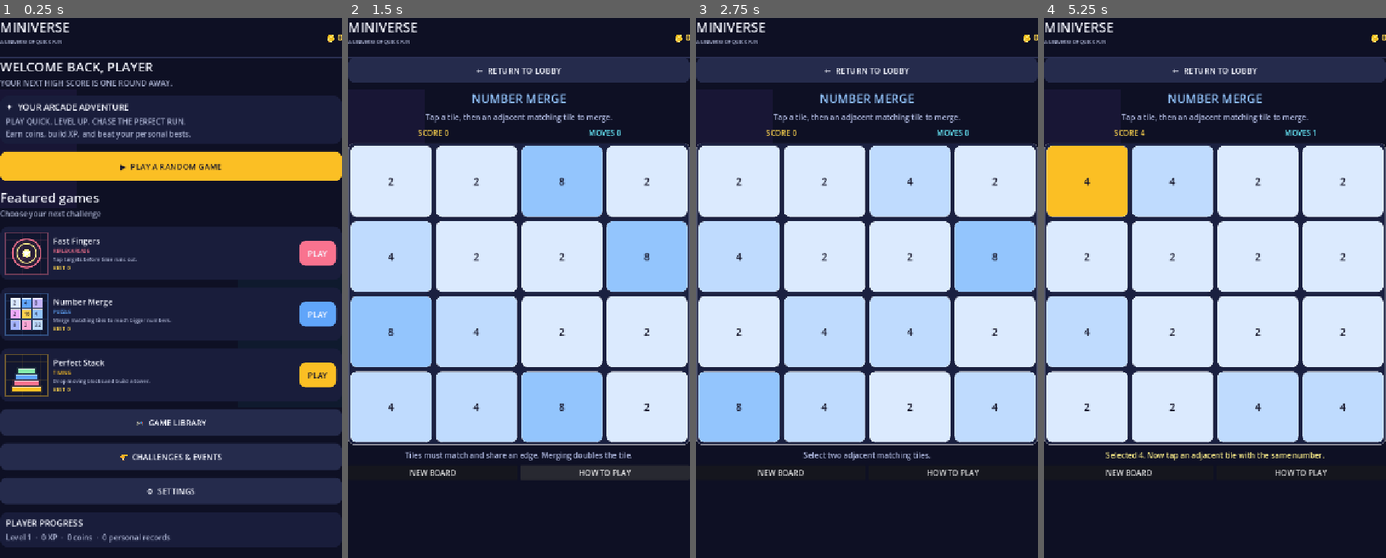
Above: before the commit, frames 1-4 (left to right).
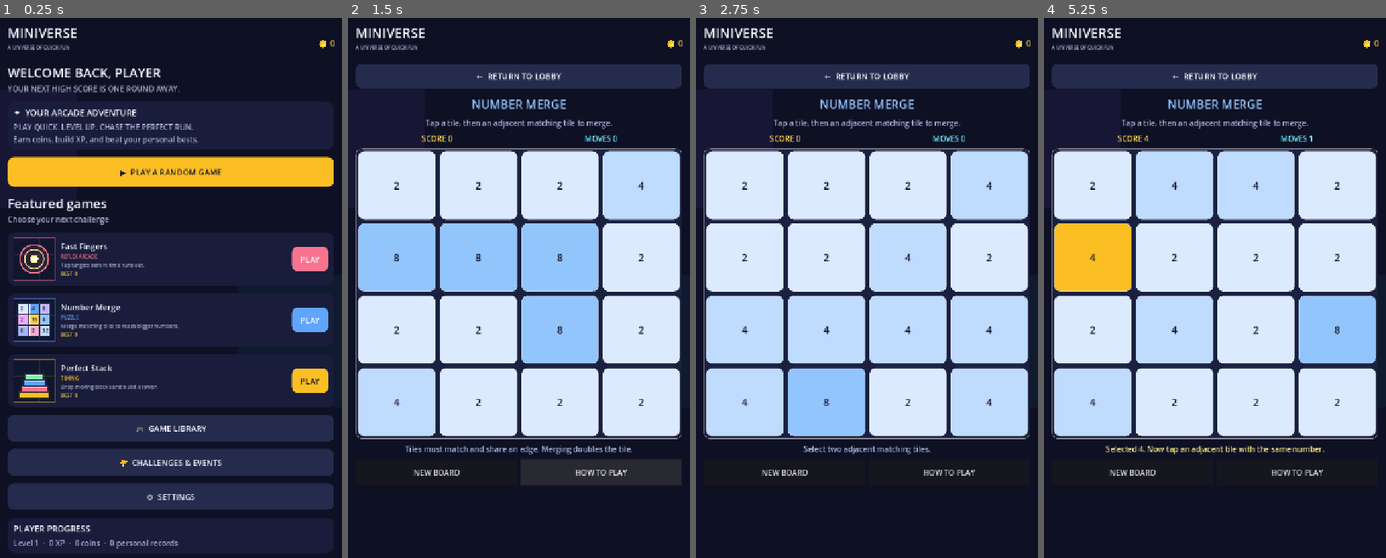
Above: after the commit, the same moments.

Repository: Lannon1484/MiniVerse-iphone-test
Game: Godot game, scene res://scenes/main.tscn
Same seed, same stepped clock (60 frames per second), same inputs: the game is played once before the commit and once after it.
Inputs:
- Up to frame 1 (0.25 s): no input
- Up to frame 2 (1.5 s): click "▶ PLAY A RANDOM GAME" at 0.5 s; click "HOW TO PLAY" at 1.25 s
- Up to frame 3 (2.75 s): click "NEW BOARD" at 2 s
- Up to frame 4 (5.25 s): click "NEW BOARD" at 2.75 s; click "2" at 3.5 s; click "2" at 4.25 s; click "4" at 5 s

The runs differ from the first frame. In frame 1, 21% of the frame differs, in the area x 0-100%, y 0-99%; in frame 2, 48%, in the area x 0-100%, y 0-87%; in frame 3, 41%; in frame 4, 41%.

Commit message:
web test polish pass 1

Diff:
--- a/project.godot
+++ b/project.godot
@@ -1,26 +1,13 @@
-; Engine configuration file.
-; It's best edited using the editor UI and not directly,
-; since the parameters that go here are not all obvious.
-;
-; Format:
-;   [section] ; section goes between []
-;   param=value ; assign values to parameters
-
+; MiniVerse
 config_version=5
 
-[animation]
-
-compatibility/default_parent_skeleton_in_mesh_instance_3d=true
-
 [application]
-
 config/name="MiniVerse"
+run/main_scene="res://scenes/main.tscn"
+config/features=PackedStringArray("4.3", "GL Compatibility")
 config/description="A growing universe of bite-sized mini-games."
-run/main_scene="res://scenes/main.tscn"
-config/features=PackedStringArray("4.7", "GL Compatibility")
 
 [display]
-
 window/size/viewport_width=720
 window/size/viewport_height=1280
 window/size/window_width_override=540
@@ -29,13 +16,10 @@
 window/stretch/aspect="expand"
 window/handheld/orientation=1
 
-[dotnet]
-
-project/assembly_name="MiniVerse"
+[input_devices]
+pointing/emulate_mouse_from_touch=true
 
 [rendering]
-
 renderer/rendering_method="gl_compatibility"
 renderer/rendering_method.mobile="gl_compatibility"
-textures/vram_compression/import_etc2_astc=true
 environment/defaults/default_clear_color=Color(0.055, 0.067, 0.12, 1)
--- a/scripts/fast_fingers.gd
+++ b/scripts/fast_fingers.gd
@@ -1,6 +1,7 @@
 extends Control
 class_name FastFingers
 const ArcadeField = preload("res://scripts/arcade_field.gd")
+const TouchFeedback = preload("res://scripts/touch_feedback.gd")
 signal finished(game_id: String, score: int, extra: Dictionary)
 var time_left := 20.0
 var score := 0
@@ -89,6 +90,7 @@
     appear.set_trans(Tween.TRANS_BACK).set_ease(Tween.EASE_OUT)
     appear.tween_property(target, "scale", Vector2.ONE, 0.18)
     target.pressed.connect(_hit)
+    TouchFeedback.attach(target)
 
 func _round(c: Color) -> StyleBoxFlat:
     var s := StyleBoxFlat.new()
--- a/scripts/main.gd
+++ b/scripts/main.gd
@@ -9,6 +9,7 @@
 const CYAN := Color("#67e8f9")
 const SAVE_PATH := "user://miniverse_save.json"
 const GamePreview = preload("res://scripts/game_preview.gd")
+const TouchFeedback = preload("res://scripts/touch_feedback.gd")
 const GAMES := [
     {"id":"fast","title":"Fast Fingers","genre":"REFLEX ARCADE","desc":"Tap targets before time runs out.","color":Color("#f9738f")},
     {"id":"merge","title":"Number Merge","genre":"PUZZLE","desc":"Merge matching tiles to reach bigger numbers.","color":Color("#60a5fa")},
@@ -45,10 +46,19 @@
         glow.color = deco.color
         glow.mouse_filter = Control.MOUSE_FILTER_IGNORE
         add_child(glow)
+    # Keep the interface comfortably inset from the screen edges on phones.
+    # This is a visual safety margin; browser safe-area behavior is also tested
+    # separately on the actual iPhone.
+    var outer := MarginContainer.new()
+    outer.set_anchors_and_offsets_preset(Control.PRESET_FULL_RECT)
+    outer.add_theme_constant_override("margin_left", 16)
+    outer.add_theme_constant_override("margin_right", 16)
+    outer.add_theme_constant_override("margin_top", 12)
+    outer.add_theme_constant_override("margin_bottom", 16)
+    add_child(outer)
     var root := VBoxContainer.new()
-    root.set_anchors_and_offsets_preset(Control.PRESET_FULL_RECT)
     root.add_theme_constant_override("separation", 0)
-    add_child(root)
+    outer.add_child(root)
     var header := HBoxContainer.new()
     header.custom_minimum_size.y = 82
     root.add_child(header)
@@ -114,6 +124,7 @@
     b.add_theme_stylebox_override("focus", _style(color.lightened(0.18)))
     b.add_theme_constant_override("outline_size", 0)
     b.pressed.connect(cb)
+    TouchFeedback.attach(b)
     return b
 
 func _heading(title: String, subtitle := ""):
--- a/scripts/number_merge.gd
+++ b/scripts/number_merge.gd
@@ -1,5 +1,6 @@
 extends Control
 class_name NumberMerge
+const TouchFeedback = preload("res://scripts/touch_feedback.gd")
 signal finished(game_id: String, score: int, extra: Dictionary)
 const N := 4
 var board: Array = []
@@ -62,8 +63,8 @@
     status=Label.new(); status.text="Select two adjacent matching tiles."; status.autowrap_mode=TextServer.AUTOWRAP_WORD_SMART; status.horizontal_alignment=HORIZONTAL_ALIGNMENT_CENTER; status.add_theme_color_override("font_color",Color("#aeb8df"))
     root.add_child(status)
     var buttons := HBoxContainer.new(); root.add_child(buttons)
-    var reset := Button.new(); reset.text="NEW BOARD"; reset.size_flags_horizontal=Control.SIZE_EXPAND_FILL; reset.pressed.connect(_new_board); buttons.add_child(reset)
-    var help := Button.new(); help.text="HOW TO PLAY"; help.size_flags_horizontal=Control.SIZE_EXPAND_FILL; help.pressed.connect(func(): status.text="Tiles must match and share an edge. Merging doubles the tile.")
+    var reset := Button.new(); reset.text="NEW BOARD"; reset.custom_minimum_size.y=56; reset.size_flags_horizontal=Control.SIZE_EXPAND_FILL; reset.pressed.connect(_new_board); TouchFeedback.attach(reset); buttons.add_child(reset)
+    var help := Button.new(); help.text="HOW TO PLAY"; help.custom_minimum_size.y=56; help.size_flags_horizontal=Control.SIZE_EXPAND_FILL; help.pressed.connect(func(): status.text="Tiles must match and share an edge. Merging doubles the tile."); TouchFeedback.attach(help)
     buttons.add_child(help)
     _refresh()
 
@@ -91,7 +92,7 @@
             b.add_theme_stylebox_override("normal",_tile_style(tile_color))
             b.add_theme_stylebox_override("hover",_tile_style(tile_color.lightened(0.12)))
             b.add_theme_stylebox_override("pressed",_tile_style(tile_color.darkened(0.08)))
-            b.pressed.connect(_press.bind(x,y)); grid.add_child(b)
+            b.pressed.connect(_press.bind(x,y)); TouchFeedback.attach(b); grid.add_child(b)
             b.pivot_offset = Vector2(32, 38)
             b.scale = Vector2(0.88, 0.88)
             var tile_tween := create_tween()
--- a/scripts/perfect_stack.gd
+++ b/scripts/perfect_stack.gd
@@ -1,5 +1,6 @@
 extends Control
 class_name PerfectStack
+const TouchFeedback = preload("res://scripts/touch_feedback.gd")
 const StackPlayfield = preload("res://scripts/stack_playfield.gd")
 signal finished(game_id: String, score: int, extra: Dictionary)
 var score := 0
@@ -25,8 +26,8 @@
     area=StackPlayfield.new(); area.name="StackPlayfield"; area.size_flags_horizontal=Control.SIZE_EXPAND_FILL; area.size_flags_vertical=Control.SIZE_EXPAND_FILL; area.custom_minimum_size=Vector2(280, 400); area.clip_contents=true; root.add_child(area)
     hint=Label.new(); hint.text="Time your drop. Overhang is trimmed away."; hint.horizontal_alignment=HORIZONTAL_ALIGNMENT_CENTER; hint.autowrap_mode=TextServer.AUTOWRAP_WORD_SMART; hint.add_theme_color_override("font_color",Color("#aeb8df")); root.add_child(hint)
     var buttons:=HBoxContainer.new(); root.add_child(buttons)
-    var drop:=Button.new(); drop.text="DROP BLOCK"; drop.cus …(329 unchanged characters)… de68a"))); drop.pressed.connect(_drop); buttons.add_child(drop)
-    var reset:=Button.new(); reset.text="RESTART"; reset.cus …(169 unchanged characters)… 6"))); reset.pressed.connect(_restart); buttons.add_child(reset)
+    var drop:=Button.new(); drop.text="DROP BLOCK"; drop.cus …(329 unchanged characters)… de68a"))); drop.pressed.connect(_drop); TouchFeedback.attach(drop); buttons.add_child(drop)
+    var reset:=Button.new(); reset.text="RESTART"; reset.cus …(169 unchanged characters)… 6"))); reset.pressed.connect(_restart); TouchFeedback.attach(reset); buttons.add_child(reset)
     # Wait for the container layout pass so area.size is valid before
     # calculating the base block position and width.
     _setup_after_layout()
--- /dev/null
+++ b/scripts/touch_feedback.gd
@@ -0,0 +1,22 @@
+extends RefCounted
+
+# Shared press feedback for buttons across the hub and mini-games.
+# A gentle tint gives immediate feedback without scaling controls or shifting layouts.
+static func attach(button: Button, pressed_tint: Color = Color(0.82, 0.88, 1.0, 1.0)) -> void:
+    if not is_instance_valid(button):
+        return
+    button.button_down.connect(func():
+        if not is_instance_valid(button):
+            return
+        var tween := button.create_tween()
+        tween.set_trans(Tween.TRANS_QUAD).set_ease(Tween.EASE_OUT)
+        tween.tween_property(button, "modulate", pressed_tint, 0.06)
+    )
+    var restore := func():
+        if not is_instance_valid(button):
+            return
+        var tween := button.create_tween()
+        tween.set_trans(Tween.TRANS_QUAD).set_ease(Tween.EASE_OUT)
+        tween.tween_property(button, "modulate", Color.WHITE, 0.10)
+    button.button_up.connect(restore)
+    button.mouse_exited.connect(restore)
Binary file added: MiniVerse.apple-touch-icon.png
Binary file added: MiniVerse.icon.png
Binary file added: MiniVerse.png
Not shown, added: MiniVerse.audio.position.worklet.js
Not shown, added: MiniVerse.audio.worklet.js
Not shown, added: MiniVerse.html
Not shown, added: MiniVerse.js
Not shown, added: MiniVerse.pck
Not shown, added: MiniVerse.wasm
Not shown, changed: NEXT_STEPS.md
Not shown, changed: README.md
